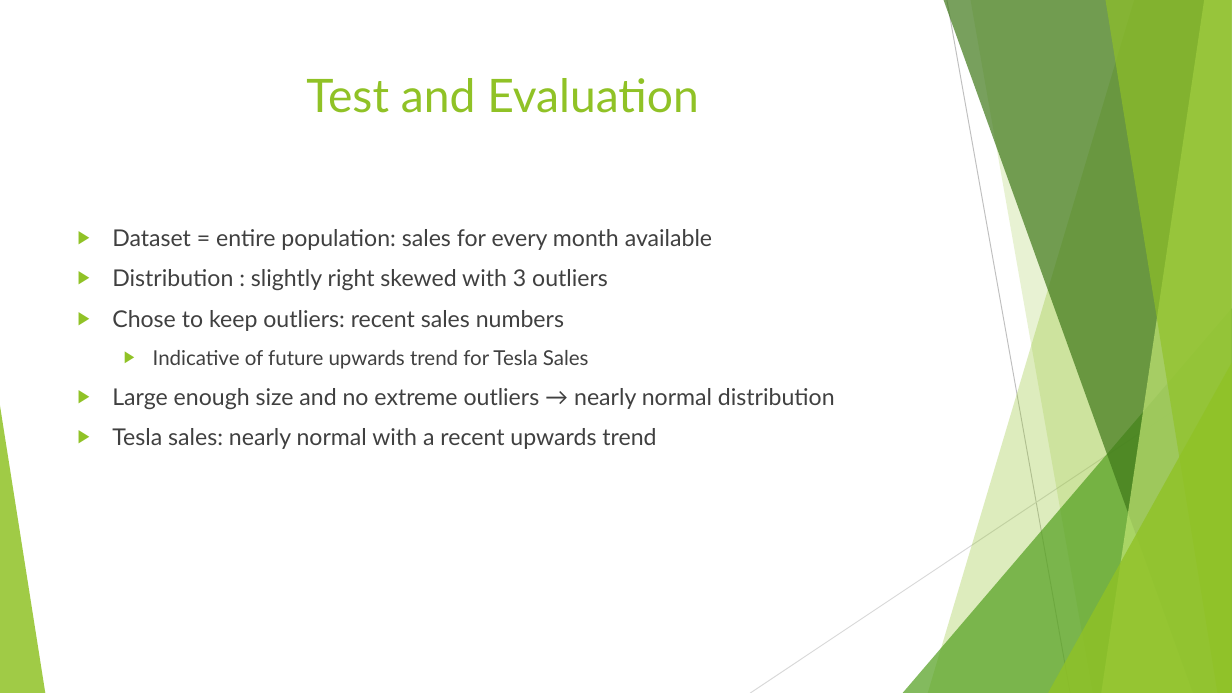
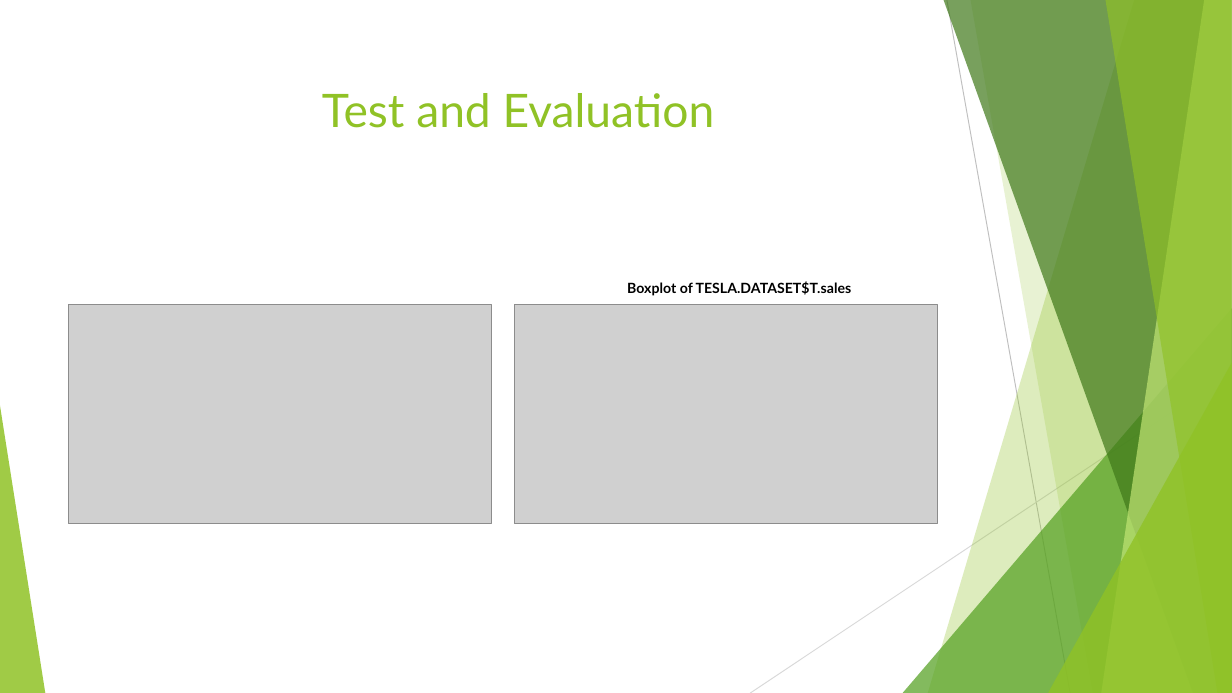
Before and after one commit to sonamgupta1105/Tesla_Analytics, a slide deck: slide 7 of finalPptTesla.pptx (slide 11 before the commit). Drawn at 1232x693 pixels with LibreOffice and Linux fonts; fonts in the diff are those of the drawing; grey boxes stand for pictures. Boxes give left, top, right and bottom in pixels: in the first picture for what was removed or moved away, otherwise in the second. Text is boxed around its words. In the diff, an @@ line names an element or a change of style, - is before the commit and + after.

```diff
--- a/finalPptTesla.pptx
+++ b/finalPptTesla.pptx
@@ text "Test and Evaluation": place and size @@
-text "Test and Evaluation" at box(306, 78, 699, 113)
+text "Test and Evaluation" at box(322, 93, 715, 128)
@@ text removed at box(112, 229, 835, 449) @@
-▶ Dataset = entire population: sales for every month available
-▶ Distribution : slightly right skewed with 3 outliers
-▶ Chose to keep outliers: recent sales numbers
-  ▶ Indicative of future upwards trend for Tesla Sales
-▶ Large enough size and no extreme outliers → nearly normal distribution
-▶ Tesla sales: nearly normal with a recent upwards trend
@@ title added at box(627, 281, 852, 296), 11 pt, text #000000, bold @@
+Boxplot of TESLA.DATASET$T.sales
@@ picture added at box(68, 305, 491, 524) @@
@@ picture added at box(515, 305, 938, 524) @@
```
Also in this commit, not shown: 14 other slides changed.
